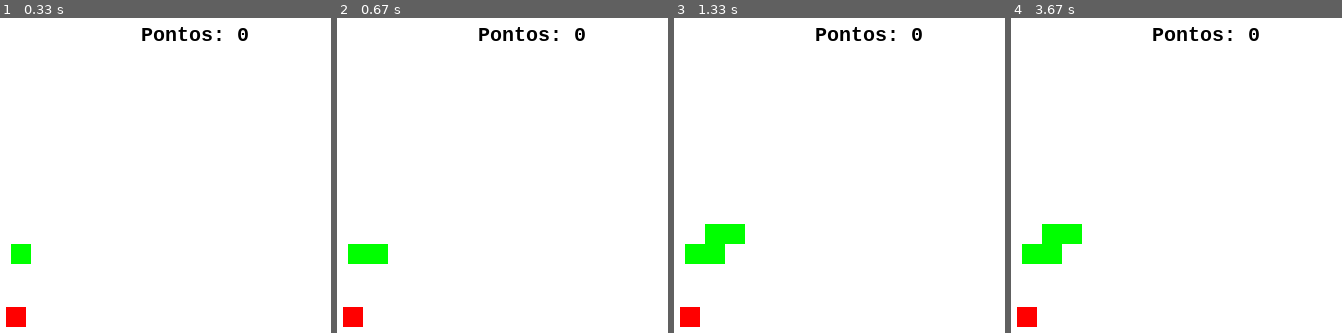
Above: before the commit, frames 1-4 (left to right).
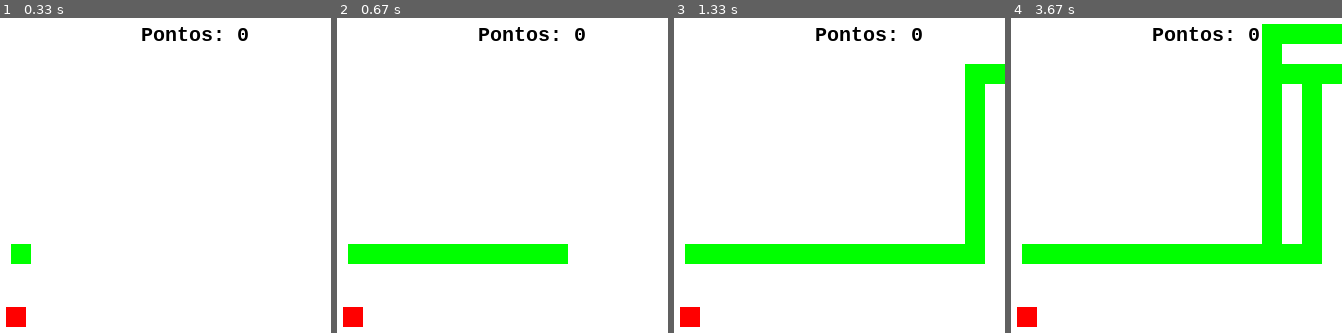
Above: after the commit, the same moments.

Repository: gabrielgcma/pygameEstudos
Game: pygame game, started from main.py
Two runs of this game, one before a commit and one after it. Both use one fixed random seed, a clock stepped at 60 frames per second and the inputs below.
Inputs:
- Up to frame 1 (0.33 s): no input
- Up to frame 2 (0.67 s): hold D from 0.33 s (still down)
- Up to frame 3 (1.33 s): release D at 0.8 s; hold W 0.83-1.13 s; hold D from 1.17 s (still down)
- Up to frame 4 (3.67 s): release D at 1.63 s; hold A 1.67-2.2 s; hold S 2.23-2.53 s; hold W 3-3.37 s; hold D from 3.4 s (still down)

Frame 1 is identical in both runs. In frame 2, 3.5% of the frame differs, in the area x 15-70%, y 71-79%; in frame 3, 9.6%; in frame 4, 15%, in the area x 9-100%, y 1-79%.

Commit message:
corrigido delay

Diff:
--- a/main.py
+++ b/main.py
@@ -43,7 +43,7 @@
 
 while True:
     # definir o framerate
-    relogio.tick(60)
+    relogio.tick(30)
 
     # Dar refresh
     tela.fill((255, 255, 255))
@@ -52,20 +52,20 @@
     mensagem = f"Pontos: {pontos}"
     txt_formatado = fonte.render(mensagem, True, (0, 0, 0))
 
-    for evento in pygame.event.get():
-        # Movimentação
-        if pygame.key.get_pressed()[K_a]:
-            x_cobra -= 10
-        if pygame.key.get_pressed()[K_d]:
-            x_cobra += 10
-        if pygame.key.get_pressed()[K_w]:
-            y_cobra -= 10
-        if pygame.key.get_pressed()[K_s]:
-            y_cobra += 10
-
-        if evento.type == QUIT:
+    for event in pygame.event.get():
+        if event.type == QUIT:
             pygame.quit()
             exit()
+
+    # Movimentação
+    if pygame.key.get_pressed()[K_a]:
+        x_cobra -= 20
+    if pygame.key.get_pressed()[K_d]:
+        x_cobra += 20
+    if pygame.key.get_pressed()[K_w]:
+        y_cobra -= 20
+    if pygame.key.get_pressed()[K_s]:
+        y_cobra += 20
 
     # Elementos da tela
     cobra = pygame.draw.rect(tela, (0, 255, 0), (x_cobra, y_cobra, 20, 20))
